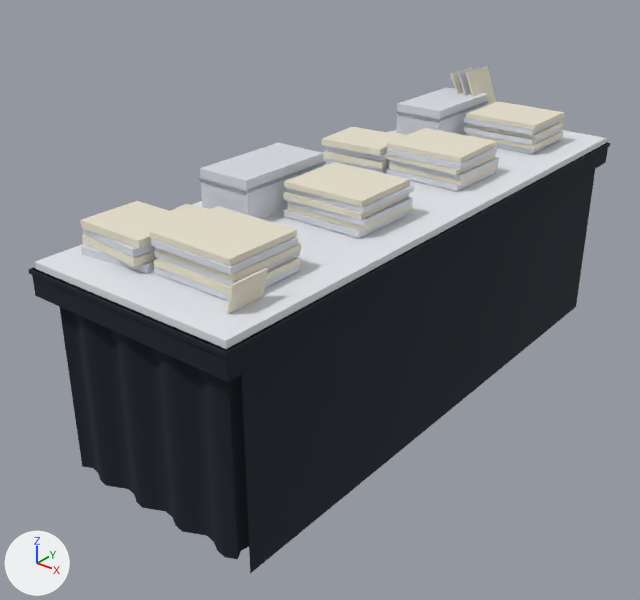
One commit to the glTF model public/models/table_wide.glb: the scene before it, then after it.
Rendered twice from a camera (50 mm lens) standing at (6.11, -8.72, 6.19) and looking at (-0.3, -0.72, 1.23). The axes (+X, +Y, +Z) are drawn at lower left. The lights are the same throughout. The picture after the commit comes second. Where no turn or scale is listed for an object, it has been applied to the vertices. Vertices at exactly the same position are counted once.

Before the edit, the objects in view are built like this:
```python
me_mesh_2 = bpy.data.meshes.new('Mesh_2')
me_mesh_2.from_pydata(...)  # a box spanning x -1.35..1.35, y -4.05..4.05, z 2.5..2.6
me_mesh_2.materials.append(mat_top)  # white #e4e7ec
me_mesh_4 = bpy.data.meshes.new('Mesh_4')
me_mesh_4.from_pydata(...)  # 168 vertices, 252 faces; spans x -1.21..0.92, y -3.63..3.76, z 2.6..3.44
me_mesh_4.materials.append(mat_product)  # light grey #d7dbe2
me_mesh_5 = bpy.data.meshes.new('Mesh_5')
me_mesh_5.from_pydata(...)  # 184 vertices, 276 faces; spans x -1.19..1.1, y -3.68..3.76, z 2.6..3.47
me_mesh_5.materials.append(mat_paper)  # pale yellow #e6dfcc
me_mesh_6 = bpy.data.meshes.new('Mesh_6')
me_mesh_6.from_pydata(...)  # a box spanning x -1.1..-0.34, y 2.05..3.45, z 2.98..3.01; a box spanning x -1.1..-0.34, y -1.95..-0.55, z 2.98..3.01; a box spanning x -0.65..0.25, y 3.1..3.8, z 2.6..2.68
me_mesh_6.materials.append(mat_trim)  # grey #9aa3b0
ob_paper = bpy.data.objects.new('paper', me_mesh_5)
ob_paper.location = (0.0, 0.0, 0.0)
ob_product = bpy.data.objects.new('product', me_mesh_4)
ob_product.location = (0.0, 0.0, 0.0)
ob_top = bpy.data.objects.new('top', me_mesh_2)
ob_top.location = (0.0, 0.0, 0.0)
ob_trim = bpy.data.objects.new('trim', me_mesh_6)
ob_trim.location = (0.0, 0.0, 0.0)
# also in view: 'skirt' at (0.0, 0.0, 1.28); 'skirt_front' at (1.32, 0.0, 1.15)
```
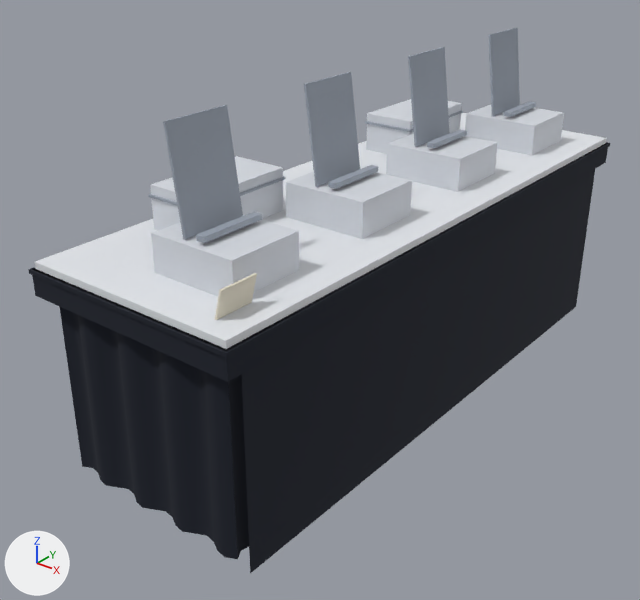
Pixel boxes (x1, y1, x2, y2) of what changed, in the pictures (640 x 600 px; the box of a moved part takes in the faces that stretch with it):
'product', reshaped (14% narrower, 16% shorter): before (81, 66, 562, 301); after (150, 99, 564, 296)
'paper', reshaped (91% narrower, 81% shorter): before (80, 66, 565, 314); after (215, 273, 257, 320)
'trim', reshaped: before (198, 101, 488, 194); after (149, 28, 536, 243)
part 1 of me_mesh_4, added: after (465, 104, 564, 155)
part 2 of me_mesh_4, moved or reshaped: before (396, 88, 487, 135); after (366, 99, 462, 154)
part 3 of me_mesh_4, added: after (386, 134, 497, 192)
part 4 of me_mesh_4, added: after (286, 168, 412, 239)
part 5 of me_mesh_4, moved or reshaped: before (200, 143, 323, 219); after (150, 156, 284, 231)
part 6 of me_mesh_4, added: after (151, 214, 299, 296)
part 7 of me_mesh_4, deleted: before (81, 66, 562, 301)
part 8 of me_mesh_6, added: after (504, 101, 536, 117)
part 9 of me_mesh_6, moved or reshaped: before (395, 101, 488, 121); after (365, 110, 463, 132)
part 10 of me_mesh_6, added: after (427, 129, 467, 148)
part 11 of me_mesh_6, added: after (329, 165, 378, 189)
part 12 of me_mesh_6, moved or reshaped: before (198, 161, 326, 194); after (149, 176, 285, 206)
part 13 of me_mesh_6, added: after (196, 212, 262, 243)
part 14 of me_mesh_6, added: after (163, 28, 520, 240)
part 15 of me_mesh_5, moved or reshaped: before (227, 268, 268, 314); after (215, 273, 257, 320)
part 16 of me_mesh_5, deleted (pale yellow): before (80, 66, 565, 295)

Edits to the bpy script that builds the scene:
```text
Change me_mesh_4:
    used by ob_product; location = (0.0, 0.0, 0.0)
    remove me_mesh_4.from_pydata(...)  # 168 vertices, 252 faces; spans x -1.21..0.92, y -3.63..3.76, z 2.6..3.44
    add me_mesh_4.from_pydata(...)  # 48 vertices, 72 faces; spans x -1.08..0.89, y -3.47..3.47, z 2.6..3.12
    me_mesh_4 part 1: a new loose piece, a box spanning x -0.19..0.89, y 2.53..3.47, z 2.6..3.02, in mat_product (light grey #d7dbe2)
    me_mesh_4 part 2: the loose piece of 8 vertices spanning x -1.08..-0.36, y 2.07..3.43, z 2.6..3.12 is moved by (0.0, -0.75, 0.0)
    me_mesh_4 part 3: a new loose piece, a box spanning x -0.19..0.89, y 0.53..1.47, z 2.6..3.02, in mat_product (light grey #d7dbe2)
    me_mesh_4 part 4: a new loose piece, a box spanning x -0.19..0.89, y -1.47..-0.53, z 2.6..3.02, in mat_product (light grey #d7dbe2)
    me_mesh_4 part 5: the loose piece of 8 vertices spanning x -1.08..-0.36, y -1.93..-0.57, z 2.6..3.12 is moved by (0.0, -0.75, 0.0)
    me_mesh_4 part 6: a new loose piece, a box spanning x -0.19..0.89, y -3.47..-2.53, z 2.6..3.02, in mat_product (light grey #d7dbe2)
    me_mesh_4 part 7: 19 loose pieces with 152 vertices, spanning x -1.21..0.92, y -3.63..3.76, z 2.6..3.44, are deleted
Change me_mesh_5:
    used by ob_paper; location = (0.0, 0.0, 0.0)
    remove me_mesh_5.from_pydata(...)  # 184 vertices, 276 faces; spans x -1.19..1.1, y -3.68..3.76, z 2.6..3.47
    add me_mesh_5.from_pydata(...)  # 8 vertices, 12 faces; spans x 1.0..1.1, y -3.83..-3.37, z 2.6..2.92
    me_mesh_5 part 15: the loose piece of 8 vertices spanning x 1.0..1.1, y -3.68..-3.22, z 2.6..2.92 is moved by (0.0, -0.15, 0.0)
    me_mesh_5 part 16: 22 loose pieces with 176 vertices, spanning x -1.19..0.92, y -3.64..3.76, z 2.6..3.47, are deleted
Change me_mesh_6:
    used by ob_trim; location = (0.0, 0.0, 0.0)
    remove me_mesh_6.from_pydata(...)  # 24 vertices, 36 faces; spans x -1.1..0.25, y -1.95..3.8, z 2.6..3.01
    add me_mesh_6.from_pydata(...)  # 80 vertices, 120 faces; spans x -1.1..0.47, y -3.4..3.4, z 2.98..4.14
    me_mesh_6 part 8: a new loose piece, a box spanning x 0.37..0.47, y 2.6..3.4, z 3.06..3.12, in mat_trim (grey #9aa3b0)
    me_mesh_6 part 9: the loose piece of 8 vertices spanning x -1.1..-0.34, y 2.05..3.45, z 2.98..3.01 is moved by (0.0, -0.75, 0.0)
    me_mesh_6 part 10: a new loose piece, a box spanning x 0.37..0.47, y 0.6..1.4, z 3.06..3.12, in mat_trim (grey #9aa3b0)
    me_mesh_6 part 11: a new loose piece, a box spanning x 0.37..0.47, y -1.4..-0.6, z 3.06..3.12, in mat_trim (grey #9aa3b0)
    me_mesh_6 part 12: the loose piece of 8 vertices spanning x -1.1..-0.34, y -1.95..-0.55, z 2.98..3.01 is moved by (0.0, -0.75, 0.0)
    me_mesh_6 part 13: a new loose piece, a box spanning x 0.37..0.47, y -3.4..-2.6, z 3.06..3.12, in mat_trim (grey #9aa3b0)
    me_mesh_6 part 14: 32 vertices added at x 0.03..0.21, y -3.4..3.4, z 3.03..4.14
    other edits to the shape of me_mesh_6 do not show in these pictures
```
